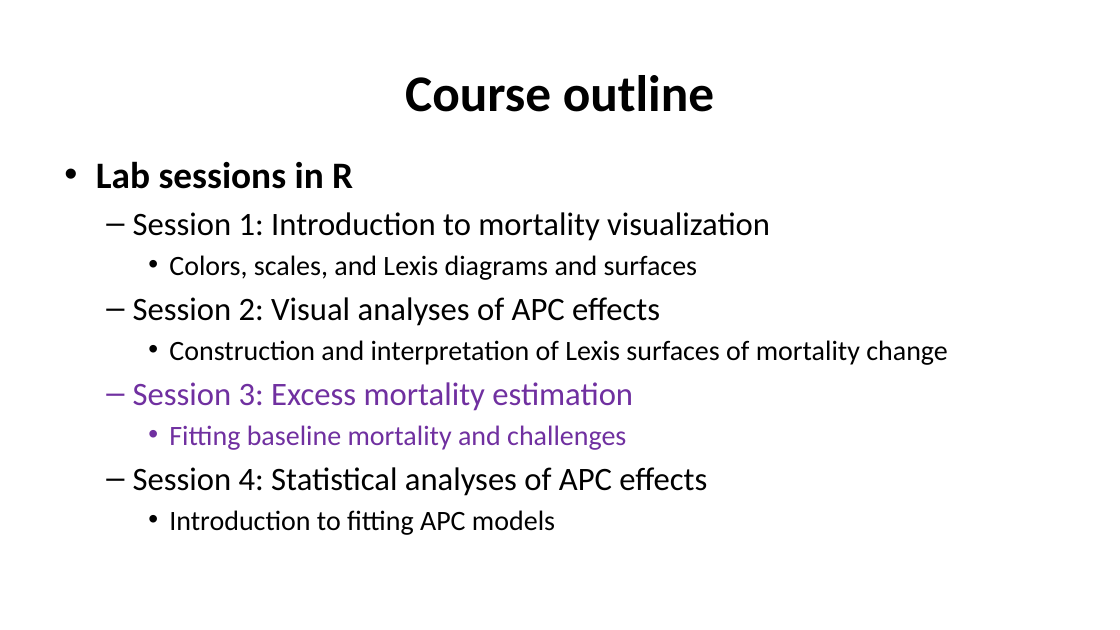
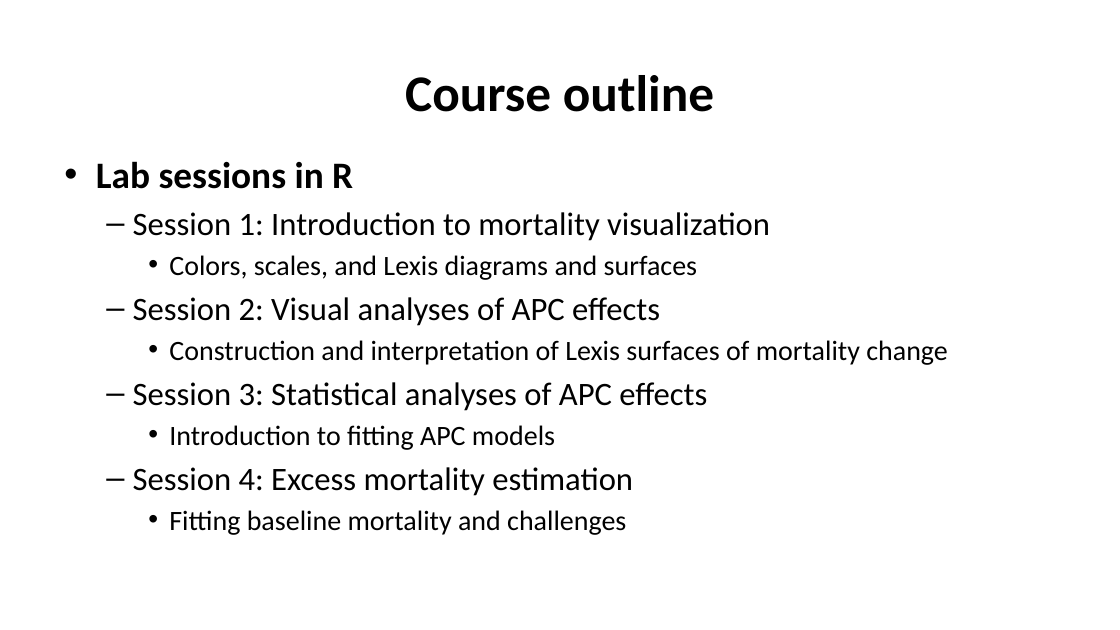
Before and after one commit to kikeacosta/edsd26_apc, a slide deck: slide 5 of slides/01_mortality_trends.pptx (slide 6 before the commit). Drawn at 1120x630 pixels with LibreOffice and Linux fonts; fonts in the diff are those of the drawing. Boxes give left, top, right and bottom in pixels: in the first picture for what was removed or moved away, otherwise in the second. Text is boxed around its words. In the diff, an @@ line names an element or a change of style, - is before the commit and + after.

```diff
--- a/slides/01_mortality_trends.pptx
+++ b/slides/01_mortality_trends.pptx
@@ text at (133,382,707,496): text changed; text colour #7030A0 to #000000 @@
-  – Session 3: Excess mortality estimation
+  – Session 3: Statistical analyses of APC effects
+    • Introduction to fitting APC models
+  – Session 4: Excess mortality estimation
@@ text at (133,467,707,535): paragraphs removed @@
-  – Session 4: Statistical analyses of APC effects
-    • Introduction to fitting APC models
@@ text at (169,510,626,535): text colour #7030A0 to #000000 in "Fitting baseline mortality and challenges" @@
```
Also in this commit, not shown: 12 other slides changed, 1 slide added, 1 slide removed, 2 other files.
